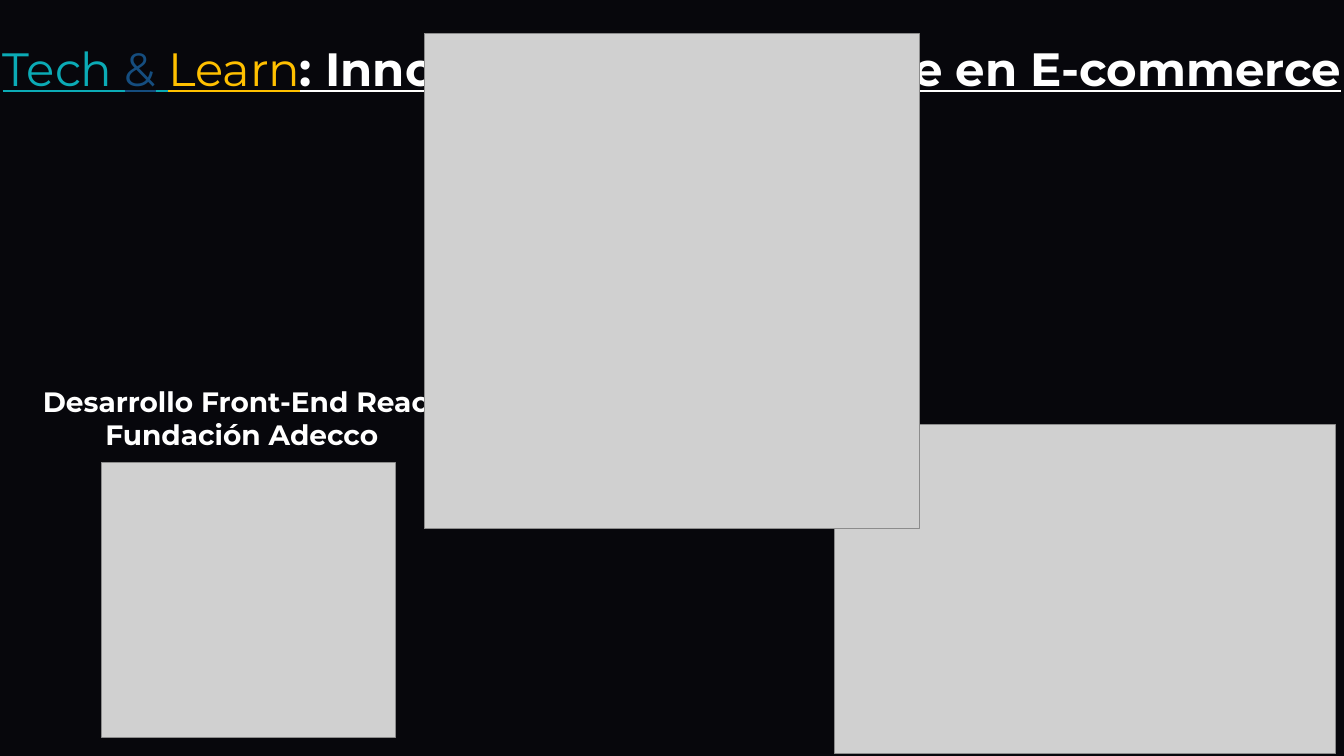
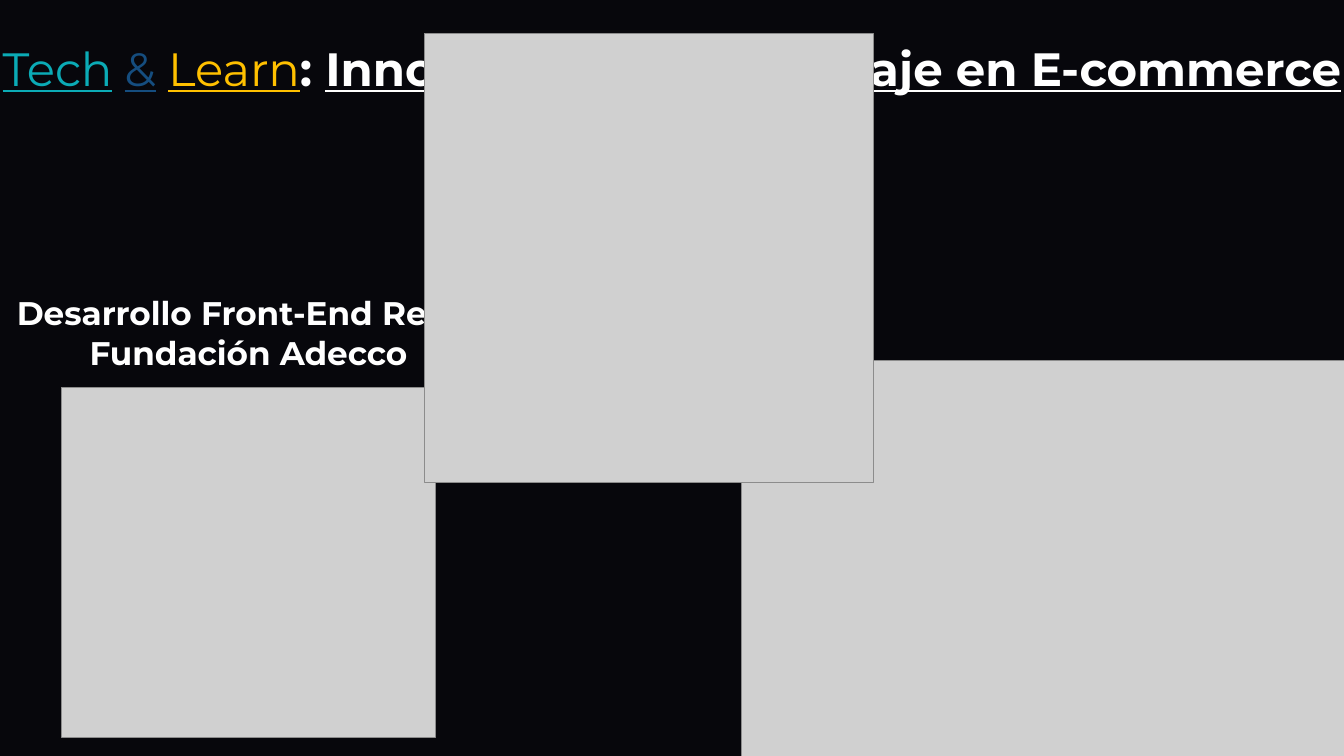
Before and after one commit to DavidCorredorMiguel/proyectogrupo2, a slide deck: slide 1 of Tech-and-Learn-Innovacion-y-Aprendizaje-en-E-commerce (1).pptx. Drawn at 1344x756 pixels with LibreOffice and Linux fonts; fonts in the diff are those of the drawing; grey boxes stand for pictures; background and template pictures are left out. Boxes give left, top, right and bottom in pixels: in the first picture for what was removed or moved away, otherwise in the second. Text is boxed around its words. In the diff, an @@ line names an element or a change of style, - is before the commit and + after.

```diff
--- a/Tech-and-Learn-Innovacion-y-Aprendizaje-en-E-commerce (1).pptx
+++ b/Tech-and-Learn-Innovacion-y-Aprendizaje-en-E-commerce (1).pptx
@@ text "Tech & Learn: Innovación y ..." at (3, 40, 1341, 96): underline off in "Learn:" @@
@@ picture: place and size @@
-picture at (424, 34, 919, 528)
+picture at (424, 34, 874, 483)
@@ text "Desarrollo Front-End React": place and size @@
-text "Desarrollo Front-End React" at (43, 384, 440, 446)
+text "Desarrollo Front-End React" at (17, 294, 480, 366)
@@ text "Desarrollo Front-End React" at (17, 294, 480, 366): size 24 to 28 pt @@
@@ picture: place and size @@
-picture at (102, 463, 395, 738)
+picture at (62, 387, 436, 737)
@@ picture: place and size @@
-picture at (834, 425, 1336, 753)
+picture at (741, 361, 1344, 756)
```
Also in this commit, not shown: 9 other slides changed, 1 slide added.
